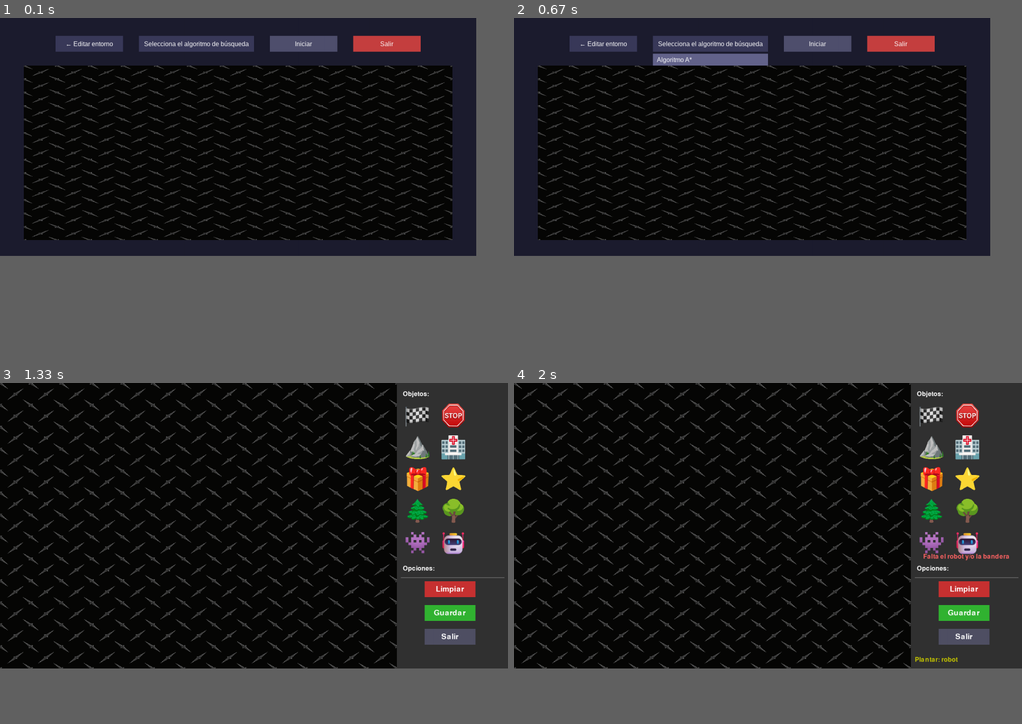
Above: before the commit, frames 1-4 (two rows, left to right).
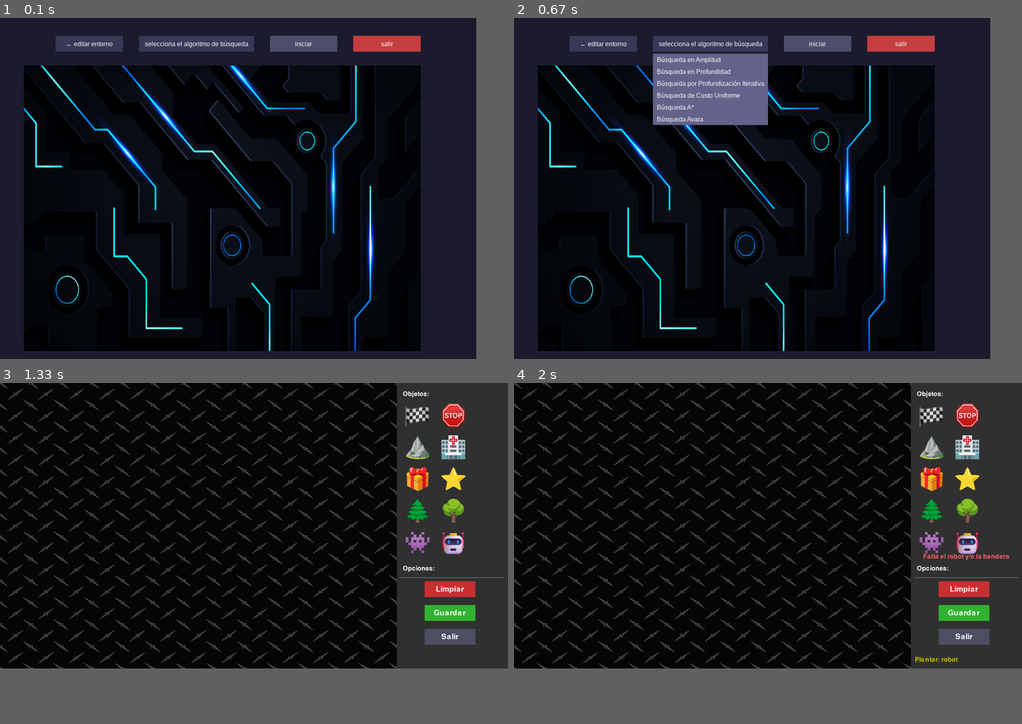
Above: after the commit, the same moments.

Repository: jonaice/IA-grafos
Game: pygame game, started from interfaz/main.py
Two runs of this game, one before a commit and one after it. Both use one fixed random seed, a clock stepped at 60 frames per second and the inputs below.
Inputs (mouse positions are in pixels of both pictures, inside the frame that each line leads up to):
- Up to frame 1 (0.1 s): no input
- Up to frame 2 (0.67 s): click (712, 41) at 0.38 s, where only the run before the commit has a clickable "Selecciona el algoritmo de bú…"
- Up to frame 3 (1.33 s): click (264, 447) at 0.72 s; press the mouse at (91, 406) at 1.03 s; move the mouse to (182, 471) at 1.13 s; release the mouse at (274, 533) at 1.27 s
- Up to frame 4 (2 s): press the mouse at (966, 611) at 1.37 s; move the mouse to (834, 553) at 1.47 s; release the mouse at (701, 495) at 1.6 s; press the mouse at (966, 543) at 1.7 s; move the mouse to (915, 502) at 1.8 s; release the mouse at (864, 464) at 1.93 s
In our replay, in frame 1 the window is 900x450 before the commit and 900x645 after it. These sizes can differ from the game's own. Grey fills any space a smaller window leaves; there, only what the larger window draws over its background counts as a difference.

The runs differ from the first frame. In frame 1, 34% of the frame differs, in the area x 4-90%, y 6-98%; in frame 2, 37%; in frame 3, nothing differs; in frame 4, nothing differs.

Commit message:
Fix: correcciones dentro del front

Diff:
--- a/interfaz/editorEscenarios.py
+++ b/interfaz/editorEscenarios.py
@@ -2,6 +2,8 @@
 import json
 import math
 import os
+import sys
+import subprocess
 
 # --- 1. Inicialización y Constantes ---
 pygame.init()
@@ -209,6 +211,9 @@
                             if guardar_escenario(objetos_en_escenario):
                                 feedback_message = "¡Escenario guardado!"
                                 feedback_timer = 180
+                                subprocess.Popen(["python", "main.py"])
+                                pygame.quit()
+                                sys.exit()
                         else:
                             feedback_message = "Falta el robot y/o la bandera"
                             feedback_timer = 180
--- a/interfaz/main.py
+++ b/interfaz/main.py
@@ -1,13 +1,70 @@
 import pygame
 import sys
 import subprocess
-import os
+import json # <-- AÑADIR IMPORT
+import os   # <-- AÑADIR IMPORT
+import math # <-- AÑADIR IMPORT
 
 # Inicializar pygame
 pygame.init()
 
+# <-- PASO 1: AÑADIR LA CLASE Y LA FUNCIÓN DE CARGA -->
+# (Este es el código que preparamos en la respuesta anterior)
+
+class ObjetoJuego(pygame.sprite.Sprite):
+    """
+    Representa un objeto cargado desde el escenario.json (un obstáculo, el jugador, etc.).
+    """
+    def __init__(self, pos, image, angle):
+        super().__init__()
+        self.original_image = image
+        self.image = pygame.transform.rotate(self.original_image, angle)
+        self.rect = self.image.get_rect(center=pos)
+
+def cargar_escenario_juego(offset):
+    """
+    Carga los objetos desde 'escenario.json', ajusta sus posiciones con el offset
+    y los devuelve en un grupo de sprites.
+    """
+    objetos_del_juego = pygame.sprite.Group()
+    imagenes_cargadas = {}
+
+    offset_x, offset_y = offset
+
+    if not os.path.exists('interfaz/escenario.json'):
+        print("⚠ No se encontró el archivo 'escenario.json'. El escenario estará vacío.")
+        return objetos_del_juego
+
+    with open('interfaz/escenario.json', 'r') as f:
+        data_escenario = json.load(f)
+
+    for item_data in data_escenario:
+        path = item_data['path']
+        if path not in imagenes_cargadas:
+            try:
+                imagenes_cargadas[path] = pygame.image.load(path).convert_alpha()
+            except pygame.error:
+                print(f"⚠ No se pudo cargar la imagen: {path}. Se omitirá este objeto.")
+                continue
+
+        imagen = imagenes_cargadas[path]
+        pos_guardada = item_data['pos']
+        angulo_guardado = item_data['angle']
+
+        nuevo_x = pos_guardada[0] + offset_x
+        nuevo_y = pos_guardada[1] + offset_y
+
+        objeto = ObjetoJuego((nuevo_x, nuevo_y), imagen, angulo_guardado)
+        objetos_del_juego.add(objeto)
+
+    print(f"✔ Escenario cargado con {len(objetos_del_juego)} objetos.")
+    return objetos_del_juego
+
+# --- FIN DEL PASO 1 ---
+
+
 # Dimensiones más amplias
-WIDTH, HEIGHT = 1200, 600
+WIDTH, HEIGHT = 1200, 860
 screen = pygame.display.set_mode((WIDTH, HEIGHT))
 pygame.display.set_caption("Menú Principal - Pygame")
 
@@ -22,11 +79,13 @@
 HOVER_GRAY = (75, 75, 110)
 HOVER_GREEN = (80, 200, 90)
 HOVER_RED = (210, 80, 80)
+BASE_PATH = os.path.dirname(__file__)
+IMG_PATH = os.path.join(BASE_PATH, "img", "fondo_menu.png")
 
 # Fuente
 font = pygame.font.SysFont("arial", 16)
 
-# Layout ajustado al nuevo ancho
+# Layout
 btn_width = 170
 btn_height = 40
 GAP_X = 40
@@ -43,7 +102,7 @@
 btn_exit = pygame.Rect(btn_start.right + GAP_X, TOP_MARGIN, btn_width, btn_height)
 
 # Opciones
-algoritmos = ["Algoritmo A*", "Búsqueda en Anchura", "Búsqueda en Profundidad"]
+algoritmos = ["Búsqueda en Amplitud", "Búsqueda en Profundidad", "Búsqueda por Profundización Iterativa", "Búsqueda de Costo Uniforme", "Búsqueda A*", "Búsqueda Avara"]
 selected_index = -1
 combo_open = False
 
@@ -51,21 +110,54 @@
     return [pygame.Rect(combo_box.x, combo_box.bottom + 5 + i * 30, combo_box.width, 30)
             for i in range(len(algoritmos))]
 
+# <-- PASO 2: DEFINIR ÁREA Y CARGAR RECURSOS UNA SOLA VEZ (FUERA DEL BUCLE) -->
+# Definir el área de juego
+juego_area = pygame.Rect(60, 120, 1000, 720)
+
+# Cargar y ajustar el fondo del área de juego
+try:
+    fondo_imagen = pygame.image.load(IMG_PATH).convert()
+    fondo_ajustado = pygame.transform.scale(fondo_imagen, (juego_area.width, juego_area.height))
+except Exception as e:
+    print("⚠ No se pudo cargar fondo.PNG:", e)
+    fondo_ajustado = None
+
+# Cargar los objetos del escenario JSON
+escenario_sprites = cargar_escenario_juego(juego_area.topleft)
+
+
+# --- BUCLE PRINCIPAL ---
 running = True
 while running:
     screen.fill(BG_COLOR)
+
+    # --- PRIMERO: dibujar el fondo y los objetos del escenario ---
+
+    # 1. Dibujar el fondo del área de juego
+    if fondo_ajustado:
+        screen.blit(fondo_ajustado, juego_area.topleft)
+    else:
+        # Si no hay fondo, dibujar un rectángulo de color
+        pygame.draw.rect(screen, (20, 20, 30), juego_area)
+
+    # <-- PASO 3: DIBUJAR LOS SPRITES DEL ESCENARIO -->
+    # Esta línea dibuja todos los objetos cargados del JSON
+    escenario_sprites.draw(screen)
+
+
+    # --- LUEGO: interfaz de usuario ---
     mouse_pos = pygame.mouse.get_pos()
     combo_items_rects = get_combo_items_rects()
 
     # Botón Editar entorno
     back_hover = btn_back.collidepoint(mouse_pos)
     pygame.draw.rect(screen, HOVER_GRAY if back_hover else GRAY, btn_back)
-    text_back = font.render("← Editar entorno", True, WHITE)
+    text_back = font.render("← editar entorno", True, WHITE)
     screen.blit(text_back, text_back.get_rect(center=btn_back.center))
 
     # ComboBox
     pygame.draw.rect(screen, GRAY, combo_box)
-    texto = "Selecciona el algoritmo de búsqueda" if selected_index == -1 else algoritmos[selected_index]
+    texto = "selecciona el algoritmo de búsqueda" if selected_index == -1 else algoritmos[selected_index]
     text_combo = font.render(texto, True, WHITE)
     screen.blit(text_combo, text_combo.get_rect(center=combo_box.center))
 
@@ -76,16 +168,16 @@
     else:
         color_start = DISABLED_GRAY
     pygame.draw.rect(screen, color_start, btn_start)
-    text_start = font.render("Iniciar", True, WHITE)
+    text_start = font.render("iniciar", True, WHITE)
     screen.blit(text_start, text_start.get_rect(center=btn_start.center))
 
     # Botón Salir
     exit_hover = btn_exit.collidepoint(mouse_pos)
     pygame.draw.rect(screen, HOVER_RED if exit_hover else RED, btn_exit)
-    text_exit = font.render("Salir", True, WHITE)
+    text_exit = font.render("salir", True, WHITE)
     screen.blit(text_exit, text_exit.get_rect(center=btn_exit.center))
 
-    # Desplegable
+    # Lista desplegable
     if combo_open:
         for i, rect in enumerate(combo_items_rects):
             item_hover = rect.collidepoint(mouse_pos)
@@ -93,20 +185,6 @@
             text_item = font.render(algoritmos[i], True, WHITE)
             screen.blit(text_item, (rect.x + 10, rect.y + 6))
 
-    # Área de visualización del escenario (con imagen fondo)
-    try:
-
-        # Ruta base absoluta al archivo fondo.png
-        BASE_PATH = os.path.dirname(__file__)
-        IMG_PATH = os.path.join(BASE_PATH, "img", "fondo.png")
-        fondo_imagen = pygame.image.load(IMG_PATH).convert()
-        juego_area = pygame.Rect(60, 120, WIDTH - 120, HEIGHT - 160)  # más grande
-        fondo_ajustado = pygame.transform.scale(fondo_imagen, (juego_area.width, juego_area.height))
-        pygame.draw.rect(screen, (20, 20, 30), juego_area)  # fondo oscuro
-        screen.blit(fondo_ajustado, juego_area.topleft)
-    except Exception as e:
-        print("⚠ No se pudo cargar fondo.PNG:", e)
-
     # Eventos
     for event in pygame.event.get():
         if event.type == pygame.QUIT:
@@ -117,25 +195,28 @@
 
             if btn_exit.collidepoint(mx, my):
                 running = False
+
             elif btn_back.collidepoint(mx, my):
                 try:
-                    subprocess.Popen(["python", "interfaz/editorEscenarios.py"])
+                    subprocess.Popen(["python", "editorEscenarios.py"])
                     pygame.quit()
                     sys.exit()
-
                 except Exception as e:
                     print("Error al abrir editorEscenarios.py:", e)
+
             elif btn_start.collidepoint(mx, my) and selected_index != -1:
                 print(f"Iniciando algoritmo: {algoritmos[selected_index]}")
+
             elif combo_box.collidepoint(mx, my):
                 combo_open = not combo_open
+
             elif combo_open:
                 for i, rect in enumerate(combo_items_rects):
                     if rect.collidepoint(mx, my):
                         selected_index = i
                         combo_open = False
                         break
-                else:
+                else: # Si el clic no fue en un item, pero la lista está abierta, ciérrala
                     combo_open = False
 
     pygame.display.flip()
Binary file added: interfaz/img/fondo_menu.png
